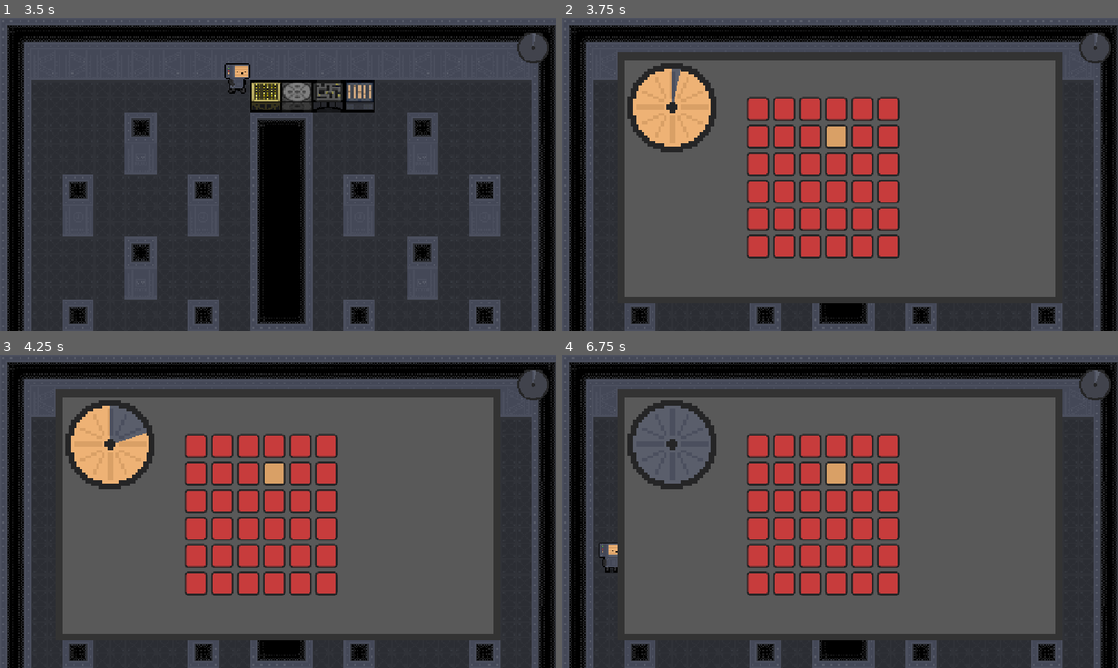
Above: before the commit, frames 1-4 (two rows, left to right).
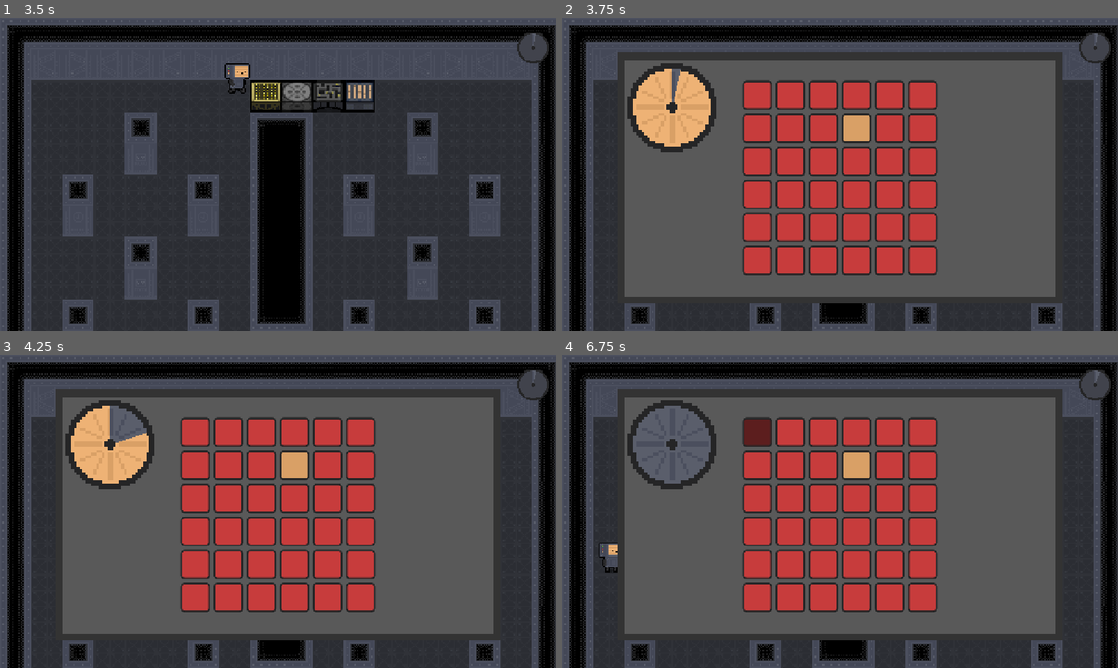
Above: after the commit, the same moments.

Repository: DuneRanger/MSI-GameJam
Game: Godot game, scene res://scenes/game/levels/level_2.tscn
Two runs of this game, one before a commit and one after it. Both use one fixed random seed, a clock stepped at 60 frames per second and the inputs below. This scene is started directly instead of the project's main scene.
Inputs (mouse positions are in pixels of both pictures, inside the frame that each line leads up to; where the layout moved, square brackets give the same spot in the first picture):
- Up to frame 1 (3.5 s): move the mouse to (400, 158) at 0.52 s; hold D (move_right) 0.53-1.28 s; tap E (interact) at 0.6 s; move the mouse to (166, 190) at 1.27 s; hold S (move_down) 1.28-2.03 s; click (166, 190) at 1.35 s; move the mouse to (333, 105) at 2.02 s; hold D (move_right) 2.03-2.78 s; hold Shift (sprint) 2.03-2.78 s; move the mouse to (250, 237) at 2.77 s; hold W (move_up) from 2.78 s (still down); tap R at 2.85 s
- Up to frame 2 (3.75 s): move the mouse to (1006, 221) at 3.52 s; release W (move_up) at 3.53 s; hold A (move_left) from 3.53 s (still down); tap E (interact) at 3.6 s
- Up to frame 3 (4.25 s): keep holding A (move_left)
- Up to frame 4 (6.75 s): release A (move_left) at 4.25 s; click (756, 433) [756, 445] at 4.25 s; move the mouse to (673, 464) at 5.02 s; hold A (move_left) 5.03-5.78 s; click (673, 464) at 5.1 s; move the mouse to (867, 511) at 5.77 s; hold S (move_down) 5.78-6.53 s; hold Shift (sprint) 5.78-6.53 s; move the mouse to (756, 433) at 6.52 s; hold D (move_right) from 6.53 s (still down); tap R at 6.6 s

Frame 1 is identical in both runs. In frame 2, 15% of the frame differs, in the area x 32-68%, y 19-83%; in frame 3, 15%; in frame 4, 15%.

Commit message:
make fishing and colors a little prettier

Diff:
--- a/scenes/game/machines/minigames/color_find.tscn
+++ b/scenes/game/machines/minigames/color_find.tscn
@@ -11,17 +11,18 @@
 
 [node name="GridContainer" type="GridContainer" parent="." index="3" unique_id=1635588790]
 layout_mode = 1
-anchors_preset = -1
-anchor_left = 0.274
-anchor_top = 0.15
-anchor_right = 0.65
-anchor_bottom = 0.85
-offset_left = 20.0
-offset_top = 20.0
-offset_right = -20.0
-offset_bottom = -20.0
+anchors_preset = 8
+anchor_left = 0.5
+anchor_top = 0.5
+anchor_right = 0.5
+anchor_bottom = 0.5
+offset_left = -280.0
+offset_top = -280.0
+offset_right = 280.0
+offset_bottom = 280.0
 grow_horizontal = 2
 grow_vertical = 2
+pivot_offset_ratio = Vector2(0.5, 0.5)
 theme_override_constants/h_separation = 10
 theme_override_constants/v_separation = 10
 columns = 6
--- a/scenes/game/machines/minigames/color_find_button.tscn
+++ b/scenes/game/machines/minigames/color_find_button.tscn
@@ -1,40 +1,6 @@
 [gd_scene format=3 uid="uid://cajpb17ecv1w7"]
 
-[sub_resource type="StyleBoxFlat" id="StyleBoxFlat_oufq2"]
-bg_color = Color(0.78039217, 0.23529412, 0.23529412, 1)
-border_width_left = 5
-border_width_top = 5
-border_width_right = 5
-border_width_bottom = 5
-border_color = Color(0.14509805, 0.14509805, 0.14901961, 1)
-corner_radius_top_left = 10
-corner_radius_top_right = 10
-corner_radius_bottom_right = 10
-corner_radius_bottom_left = 10
-
-[sub_resource type="StyleBoxFlat" id="StyleBoxFlat_gr5e0"]
-bg_color = Color(0.61960787, 0.19215687, 0.19215687, 1)
-border_width_left = 5
-border_width_top = 5
-border_width_right = 5
-border_width_bottom = 5
-border_color = Color(0.14509805, 0.14509805, 0.14901961, 1)
-corner_radius_top_left = 10
-corner_radius_top_right = 10
-corner_radius_bottom_right = 10
-corner_radius_bottom_left = 10
-
-[sub_resource type="StyleBoxFlat" id="StyleBoxFlat_kl53k"]
-bg_color = Color(0.36078432, 0.11764706, 0.11764706, 1)
-border_width_left = 5
-border_width_top = 5
-border_width_right = 5
-border_width_bottom = 5
-border_color = Color(0.14509805, 0.14509805, 0.14901961, 1)
-corner_radius_top_left = 10
-corner_radius_top_right = 10
-corner_radius_bottom_right = 10
-corner_radius_bottom_left = 10
+[ext_resource type="Theme" uid="uid://d0hf7wudlkptc" path="res://scenes/game/machines/minigames/fishing_theme.tres" id="1_ybd1v"]
 
 [node name="Button" type="Button" unique_id=598935538]
 anchors_preset = 15
@@ -42,7 +8,5 @@
 anchor_bottom = 1.0
 grow_horizontal = 2
 grow_vertical = 2
-theme_override_styles/normal = SubResource("StyleBoxFlat_oufq2")
-theme_override_styles/pressed = SubResource("StyleBoxFlat_gr5e0")
-theme_override_styles/hover = SubResource("StyleBoxFlat_kl53k")
+theme = ExtResource("1_ybd1v")
 metadata/_edit_use_anchors_ = true
--- a/scenes/game/machines/minigames/epic_fishing.tscn
+++ b/scenes/game/machines/minigames/epic_fishing.tscn
@@ -2,72 +2,79 @@
 
 [ext_resource type="PackedScene" uid="uid://b0xkp06e6vrlk" path="res://scenes/game/machines/minigames/minigame.tscn" id="1_qu2cb"]
 [ext_resource type="Script" uid="uid://bxjiud61imiss" path="res://scripts/game/machines/minigames/epic_fishing.gd" id="2_s0pys"]
+[ext_resource type="Theme" uid="uid://d0hf7wudlkptc" path="res://scenes/game/machines/minigames/fishing_theme.tres" id="3_rqvgd"]
 
 [node name="EpicFishing" unique_id=1172947997 node_paths=PackedStringArray("full_bar", "success_bar", "rod") instance=ExtResource("1_qu2cb")]
 script = ExtResource("2_s0pys")
-full_bar = NodePath("FullGame/Background")
-success_bar = NodePath("FullGame/SuccessBar")
-rod = NodePath("FullGame/Rod")
+full_bar = NodePath("BobberBar/Background")
+success_bar = NodePath("BobberBar/SuccessBar")
+rod = NodePath("BobberBar/Rod")
 
-[node name="FullGame" type="Control" parent="." index="3" unique_id=1449956535]
+[node name="BobberBar" type="Control" parent="." index="3" unique_id=1449956535]
 layout_mode = 1
-anchor_left = 0.8
-anchor_top = 0.1
-anchor_right = 0.93
-anchor_bottom = 0.9
-grow_horizontal = 2
-grow_vertical = 2
+anchor_left = 0.7984375
+anchor_top = 0.069000006
+anchor_right = 0.961
+anchor_bottom = 0.93100005
+offset_left = 8.0
+offset_top = 0.31999588
+offset_right = -0.080078125
+offset_bottom = -0.32006836
+metadata/_edit_use_anchors_ = true
 
-[node name="Background" type="ColorRect" parent="FullGame" index="0" unique_id=387478711]
+[node name="BackgroundBorder" type="ColorRect" parent="BobberBar" index="0" unique_id=831791631]
 layout_mode = 1
 anchors_preset = 15
 anchor_right = 1.0
 anchor_bottom = 1.0
 grow_horizontal = 2
 grow_vertical = 2
-color = Color(1, 1, 0.30980393, 1)
+color = Color(0.28235295, 0.29803923, 0.32941177, 1)
 
-[node name="SuccessBar" type="ColorRect" parent="FullGame" index="1" unique_id=1213649983]
+[node name="Background" type="ColorRect" parent="BobberBar" index="1" unique_id=387478711]
 layout_mode = 1
 anchors_preset = -1
-anchor_top = 0.45
 anchor_right = 1.0
-anchor_bottom = 0.55
+anchor_bottom = 1.0
+offset_left = 10.0
+offset_top = 10.0
+offset_right = -10.0
+offset_bottom = -10.0
 grow_horizontal = 2
 grow_vertical = 2
-color = Color(1, 0, 0, 1)
+color = Color(0.93333334, 0.69803923, 0.45882353, 1)
+metadata/_edit_group_ = true
+metadata/_edit_lock_ = true
 
-[node name="Rod" type="ColorRect" parent="FullGame" index="2" unique_id=736978147]
+[node name="SuccessBar" type="ColorRect" parent="BobberBar" index="2" unique_id=1213649983]
+layout_mode = 1
+anchors_preset = -1
+anchor_top = 0.42
+anchor_right = 1.0
+anchor_bottom = 0.58
+grow_horizontal = 2
+grow_vertical = 2
+color = Color(0.78039217, 0.23529412, 0.23529412, 1)
+metadata/_edit_group_ = true
+metadata/_edit_lock_ = true
+
+[node name="Rod" type="ColorRect" parent="BobberBar" index="3" unique_id=736978147]
 layout_mode = 1
 anchors_preset = -1
 anchor_right = 1.0
 anchor_bottom = 0.033
-color = Color(0, 0, 0, 1)
+color = Color(0.14509805, 0.14509805, 0.14901961, 1)
+metadata/_edit_group_ = true
+metadata/_edit_lock_ = true
 
-[node name="start" type="Button" parent="." index="4" unique_id=1888071900]
+[node name="ReelButton" type="Button" parent="." index="4" unique_id=958352840]
 layout_mode = 0
-offset_left = 222.26563
-offset_top = 609.16626
-offset_right = 333.0
-offset_bottom = 654.0
-text = "start"
-
-[node name="fish" type="Button" parent="." index="5" unique_id=958352840]
-layout_mode = 0
-offset_left = 607.0
-offset_top = 422.0
-offset_right = 765.2721
-offset_bottom = 468.88635
-text = "fihs"
-
-[node name="Label" type="Label" parent="." index="6" unique_id=1122667319]
-layout_mode = 0
-offset_left = 375.0
-offset_top = 259.0
-offset_right = 618.31824
-offset_bottom = 333.09143
-theme_override_font_sizes/font_size = 30
+offset_left = 711.0
+offset_top = 533.0
+offset_right = 869.0
+offset_bottom = 595.88635
+theme = ExtResource("3_rqvgd")
+text = "FISH !"
 
 [connection signal="timeout" from="Timer" to="." method="_on_timer_timeout"]
-[connection signal="button_down" from="start" to="." method="_on_start_button_down"]
-[connection signal="button_down" from="fish" to="." method="_on_fish_button_down"]
+[connection signal="button_down" from="ReelButton" to="." method="_on_fish_button_down"]
--- /dev/null
+++ b/scenes/game/machines/minigames/fishing_theme.tres
@@ -0,0 +1,42 @@
+[gd_resource type="Theme" format=3 uid="uid://d0hf7wudlkptc"]
+
+[sub_resource type="StyleBoxFlat" id="StyleBoxFlat_kl53k"]
+bg_color = Color(0.36078432, 0.11764706, 0.11764706, 1)
+border_width_left = 5
+border_width_top = 5
+border_width_right = 5
+border_width_bottom = 5
+border_color = Color(0.14509805, 0.14509805, 0.14901961, 1)
+corner_radius_top_left = 10
+corner_radius_top_right = 10
+corner_radius_bottom_right = 10
+corner_radius_bottom_left = 10
+
+[sub_resource type="StyleBoxFlat" id="StyleBoxFlat_oufq2"]
+bg_color = Color(0.78039217, 0.23529412, 0.23529412, 1)
+border_width_left = 5
+border_width_top = 5
+border_width_right = 5
+border_width_bottom = 5
+border_color = Color(0.14509805, 0.14509805, 0.14901961, 1)
+corner_radius_top_left = 10
+corner_radius_top_right = 10
+corner_radius_bottom_right = 10
+corner_radius_bottom_left = 10
+
+[sub_resource type="StyleBoxFlat" id="StyleBoxFlat_gr5e0"]
+bg_color = Color(0.61960787, 0.19215687, 0.19215687, 1)
+border_width_left = 5
+border_width_top = 5
+border_width_right = 5
+border_width_bottom = 5
+border_color = Color(0.14509805, 0.14509805, 0.14901961, 1)
+corner_radius_top_left = 10
+corner_radius_top_right = 10
+corner_radius_bottom_right = 10
+corner_radius_bottom_left = 10
+
+[resource]
+Button/styles/hover = SubResource("StyleBoxFlat_kl53k")
+Button/styles/normal = SubResource("StyleBoxFlat_oufq2")
+Button/styles/pressed = SubResource("StyleBoxFlat_gr5e0")
--- a/scripts/game/machines/minigames/epic_fishing.gd
+++ b/scripts/game/machines/minigames/epic_fishing.gd
@@ -45,16 +45,15 @@
 	var global_top_rod : float = rod.global_position.y
 	var global_bottom_rod : float = rod.global_position.y + rod.size.y
 	if (global_top_rod > global_top_bound) and (global_top_rod < global_bottom_bound):
-		$Label.text = "Success, top bar"
+		pass
 	elif (global_bottom_rod > global_top_bound) and (global_bottom_rod < global_bottom_bound):
-		$Label.text = "Success, bottom bar"
+		pass
 	else:
-		$Label.text = "no"
 		play_failure_sound()
 		minigame_failed.emit()
 		return
+	play_success_sound()
 	minigame_completed.emit()
-	play_success_sound()
 
 
 func _on_timer_timeout() -> void:
